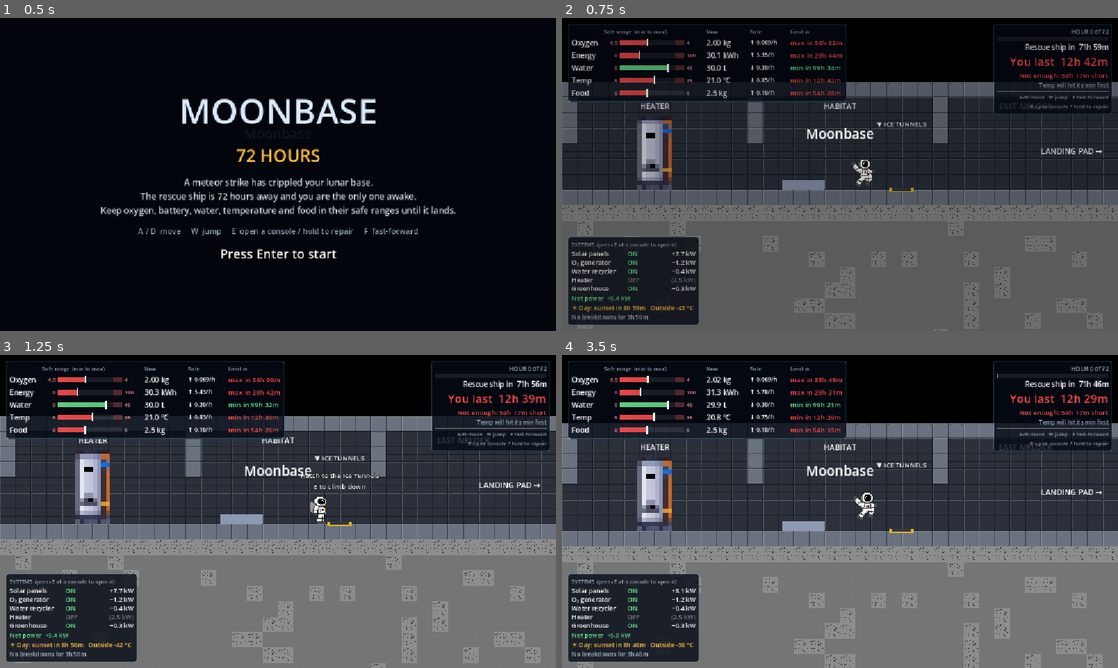
Above: before the commit, frames 1-4 (two rows, left to right).
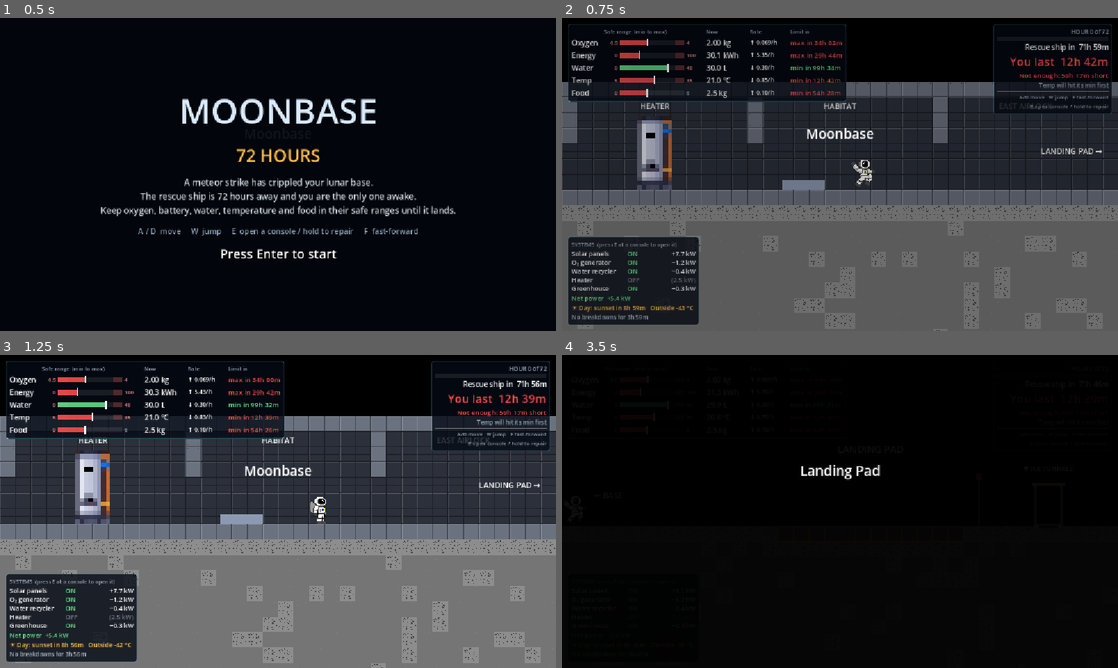
Above: after the commit, the same moments.

Repository: kushmdesai/72-Hours
Game: Godot game, scene res://scenes/main.tscn
Two runs of this game, one before a commit and one after it. Both use one fixed random seed, a clock stepped at 60 frames per second and the inputs below.
Inputs (mouse positions are in pixels of both pictures, inside the frame that each line leads up to):
- Up to frame 1 (0.5 s): no input
- Up to frame 2 (0.75 s): tap Enter (ui_accept) at 0.5 s; move the mouse to (962, 158) at 0.52 s; hold D (move_right) from 0.53 s (still down); hold E (interact) from 0.53 s (still down); click (962, 158) at 0.67 s
- Up to frame 3 (1.25 s): keep holding D (move_right); keep holding E (interact); tap W (jump) at 0.77 s
- Up to frame 4 (3.5 s): move the mouse to (728, 527) at 1.27 s; release E (interact) at 1.28 s; tap E (interact) at 1.35, 2.85 s; click (728, 527) at 1.42 s; tap W (jump) at 1.52, 3.02 s; move the mouse to (895, 442) at 2.02 s; release D (move_right) at 2.03 s; hold A (move_left) 2.03-2.78 s; hold E (interact) 2.03-2.78 s; click (895, 442) at 2.17 s; move the mouse to (812, 574) at 2.77 s; hold D (move_right) from 2.78 s (still down); click (812, 574) at 2.92 s

Frame 1 is identical in both runs. In frame 2, 0.1% of the frame differs, in the area x 56-66%, y 33-56%; in frame 3, 0.3%; in frame 4, 82%, in the area x 0-100%, y 2-100%.

Commit message:
Move the ice tunnel entrance outside by the rocket
The hatch now stands on the Landing Pad east of the beacon, clear of the
rescue ship's pad and the supply pod drop zone, and the tunnel ladder climbs
back up to it.

Co-Authored-By: Claude Opus 5.5 (1M context) <noreply@anthropic.com>

Diff:
--- a/scenes/locations/base.tscn
+++ b/scenes/locations/base.tscn
@@ -202,37 +202,3 @@
 theme_override_font_sizes/font_size = 16
 text = "LANDING PAD →"
 horizontal_alignment = 1
-
-[node name="TunnelHatch" type="Node2D" parent="." unique_id=1650378244 groups=["hatches"]]
-position = Vector2(2240, 0)
-metadata/target = "res://scenes/locations/tunnels.tscn"
-metadata/arrive = "BaseLadder"
-metadata/label = "Hatch to the Ice Tunnels"
-metadata/action = "climb down"
-
-[node name="Rim" type="ColorRect" parent="TunnelHatch" unique_id=1209745560]
-z_index = 1
-offset_left = -26.0
-offset_top = -4.0
-offset_right = 26.0
-offset_bottom = 4.0
-mouse_filter = 2
-color = Color(0.85, 0.7, 0.2, 1)
-
-[node name="Lid" type="ColorRect" parent="TunnelHatch" unique_id=1873945120]
-z_index = 1
-offset_left = -20.0
-offset_top = -3.0
-offset_right = 20.0
-offset_bottom = 3.0
-mouse_filter = 2
-color = Color(0.2, 0.22, 0.25, 1)
-
-[node name="Sign" type="Label" parent="TunnelHatch" unique_id=744129608]
-offset_left = -120.0
-offset_top = -146.0
-offset_right = 120.0
-offset_bottom = -122.0
-theme_override_font_sizes/font_size = 14
-text = "▼ ICE TUNNELS"
-horizontal_alignment = 1
--- a/scenes/locations/landing_pad.tscn
+++ b/scenes/locations/landing_pad.tscn
@@ -70,3 +70,59 @@
 theme_override_font_sizes/font_size = 16
 text = "← BASE"
 horizontal_alignment = 1
+
+[node name="TunnelHatch" type="Node2D" parent="." unique_id=1650378245 groups=["hatches"]]
+position = Vector2(1008, 0)
+metadata/target = "res://scenes/locations/tunnels.tscn"
+metadata/arrive = "BaseLadder"
+metadata/label = "Hatch to the Ice Tunnels"
+metadata/action = "climb down"
+
+[node name="FrameLeft" type="ColorRect" parent="TunnelHatch" unique_id=1309745562]
+offset_left = -30.0
+offset_top = -84.0
+offset_right = -24.0
+mouse_filter = 2
+color = Color(0.5, 0.5, 0.55, 1)
+
+[node name="FrameRight" type="ColorRect" parent="TunnelHatch" unique_id=1309745563]
+offset_left = 24.0
+offset_top = -84.0
+offset_right = 30.0
+mouse_filter = 2
+color = Color(0.5, 0.5, 0.55, 1)
+
+[node name="FrameTop" type="ColorRect" parent="TunnelHatch" unique_id=1309745564]
+offset_left = -34.0
+offset_top = -90.0
+offset_right = 34.0
+offset_bottom = -84.0
+mouse_filter = 2
+color = Color(0.85, 0.7, 0.2, 1)
+
+[node name="Rim" type="ColorRect" parent="TunnelHatch" unique_id=1209745561]
+z_index = 1
+offset_left = -26.0
+offset_top = -4.0
+offset_right = 26.0
+offset_bottom = 4.0
+mouse_filter = 2
+color = Color(0.85, 0.7, 0.2, 1)
+
+[node name="Lid" type="ColorRect" parent="TunnelHatch" unique_id=1873945121]
+z_index = 1
+offset_left = -20.0
+offset_top = -3.0
+offset_right = 20.0
+offset_bottom = 3.0
+mouse_filter = 2
+color = Color(0.2, 0.22, 0.25, 1)
+
+[node name="Sign" type="Label" parent="TunnelHatch" unique_id=744129609]
+offset_left = -120.0
+offset_top = -130.0
+offset_right = 120.0
+offset_bottom = -106.0
+theme_override_font_sizes/font_size = 14
+text = "▼ ICE TUNNELS"
+horizontal_alignment = 1
--- a/scenes/locations/tunnels.tscn
+++ b/scenes/locations/tunnels.tscn
@@ -75,9 +75,9 @@
 
 [node name="BaseLadder" type="Node2D" parent="." unique_id=1286630178 groups=["hatches"]]
 position = Vector2(144, 0)
-metadata/target = "res://scenes/locations/base.tscn"
+metadata/target = "res://scenes/locations/landing_pad.tscn"
 metadata/arrive = "TunnelHatch"
-metadata/label = "Ladder up to the Moonbase"
+metadata/label = "Ladder up to the Landing Pad"
 metadata/action = "climb up"
 
 [node name="Ladder" type="Node2D" parent="BaseLadder"]
@@ -176,7 +176,7 @@
 offset_right = 120.0
 offset_bottom = -126.0
 theme_override_font_sizes/font_size = 16
-text = "▲ MOONBASE"
+text = "▲ LANDING PAD"
 horizontal_alignment = 1
 
 [node name="IceVeins" type="Node2D" parent="." unique_id=1002873911]
Not shown, changed: docs/project-plan.md
